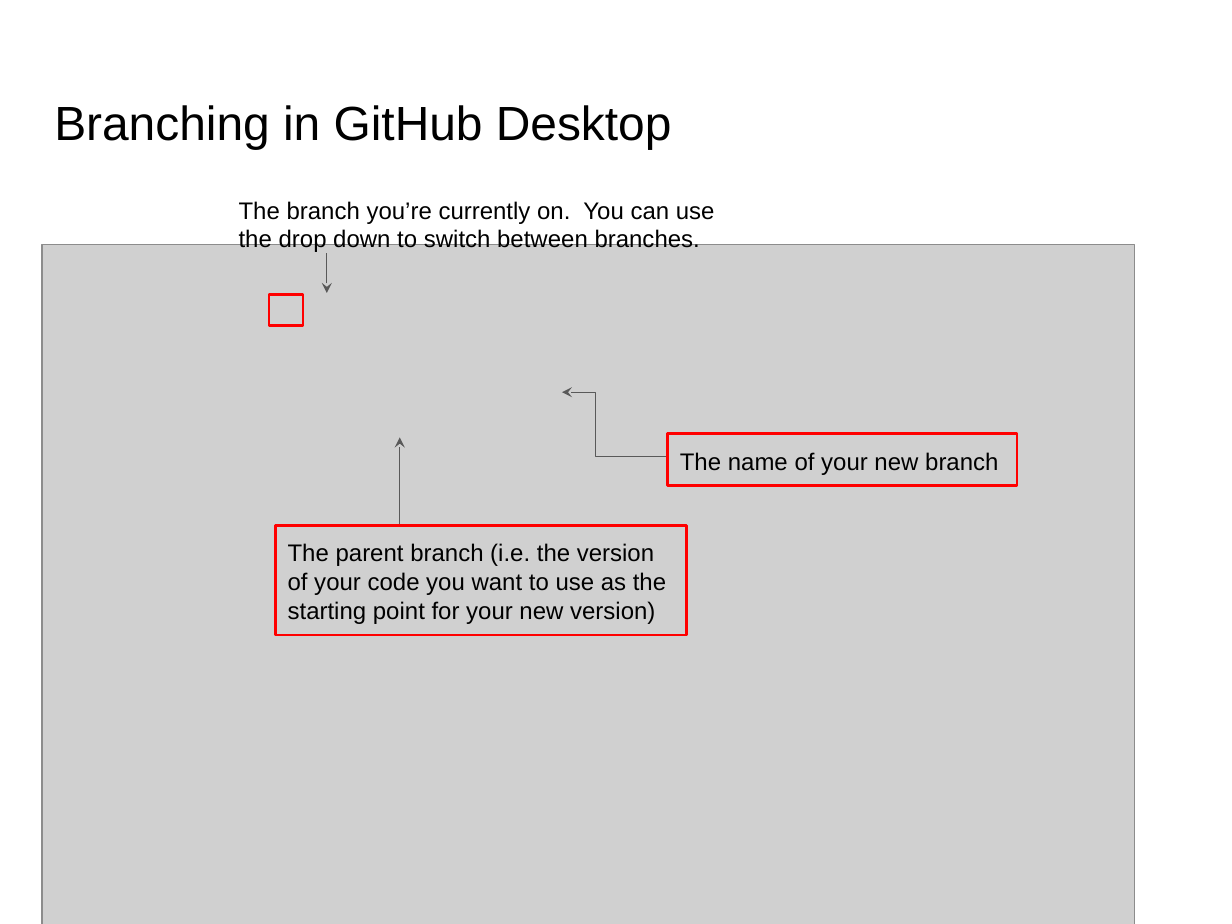
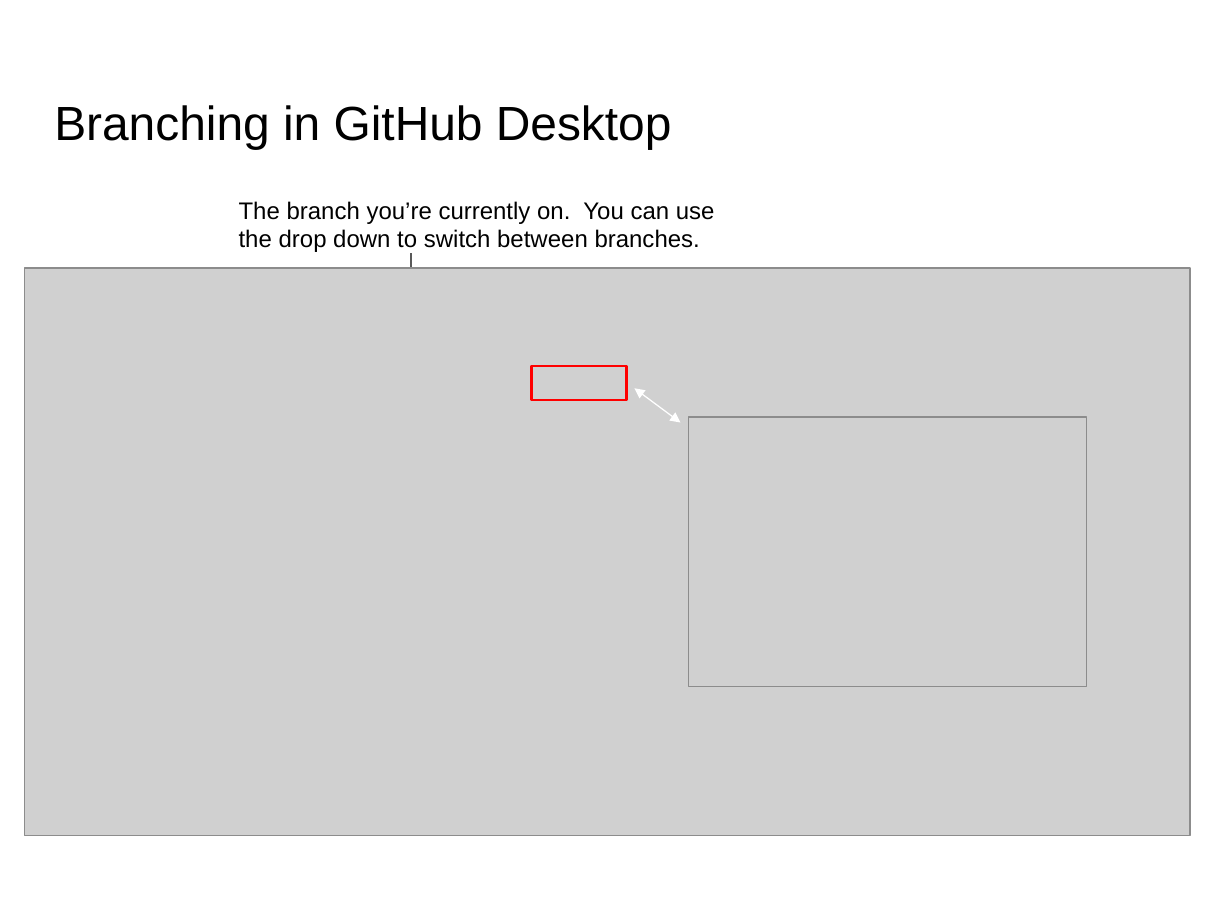
Before and after one commit to flyconnectome/coding-club, a slide deck: slide 23 of Git and GitHub.pptx. Drawn at 1232x924 pixels with LibreOffice and Linux fonts; fonts in the diff are those of the drawing; grey boxes stand for pictures. Boxes give left, top, right and bottom in pixels: in the first picture for what was removed or moved away, otherwise in the second. Text is boxed around its words. In the diff, an @@ line names an element or a change of style, - is before the commit and + after.

```diff
--- a/Git and GitHub.pptx
+++ b/Git and GitHub.pptx
@@ picture: place and size @@
-picture at (42,244,1135,924)
+picture at (25,269,1190,837)
@@ arrow moved from (326, 293) - (326, 253) to (411, 293) - (411, 253) @@
@@ rectangle removed at (269,294,303,325) @@
@@ rectangle added at (532,366,627,400), outline #FF0000 1.5 pt @@
@@ double arrow added from (634, 388) to (680, 423), #FFFFFF 0.75 pt @@
@@ freeform shape removed at (562,392,668,456) @@
@@ picture added at (689,418,1087,687) @@
@@ arrow removed from (399, 527) to (399, 437) @@
@@ rectangle removed at (668,434,1018,485) @@
-The name of your new branch
@@ rectangle removed at (275,526,686,636) @@
-The parent branch (i.e. the version of your code you want to use as the starting point for your new version)
```
Also in this commit, not shown: 8 other slides changed, 6 slides added, 4 slides removed.
